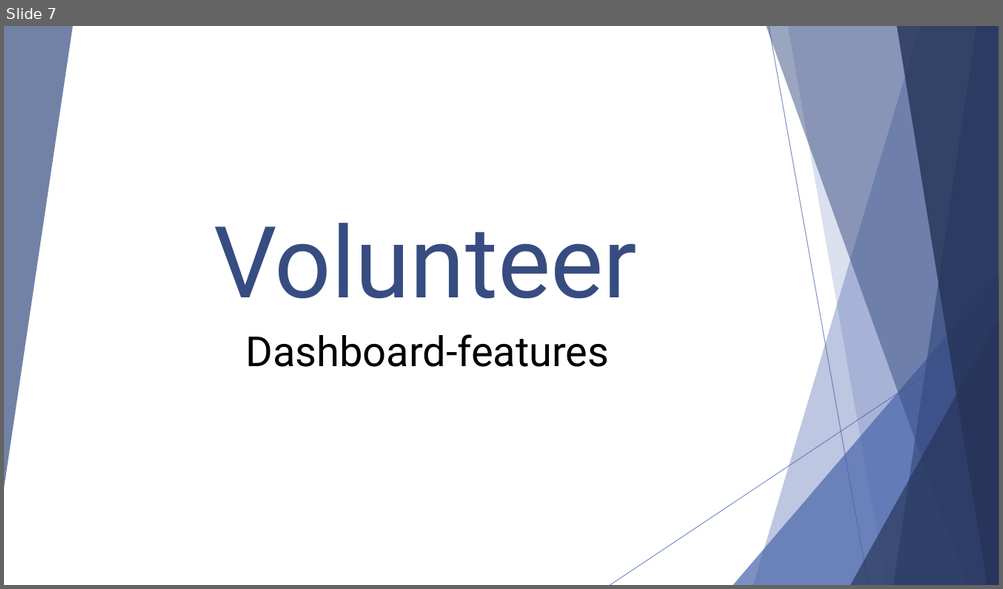
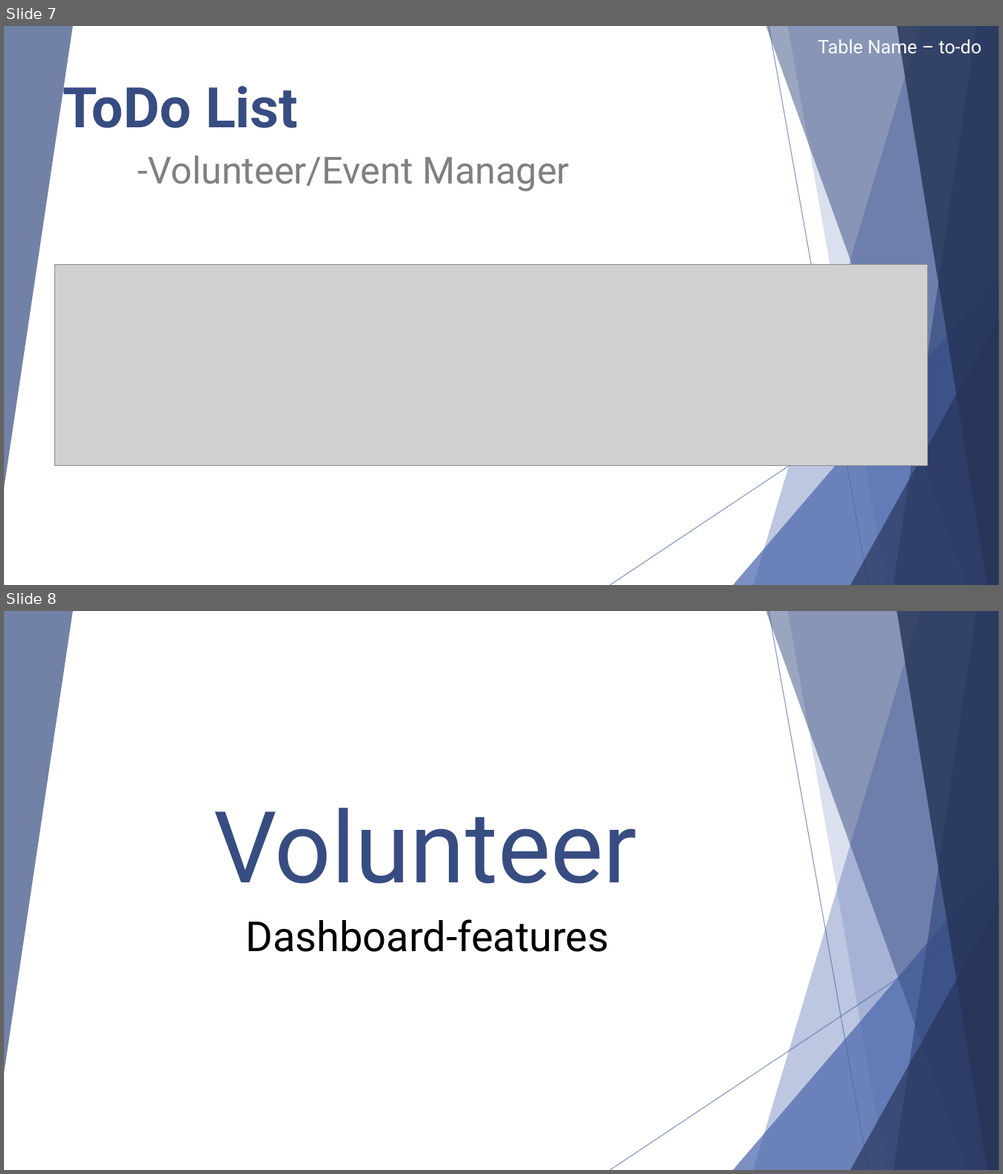
Before and after one commit to raveeshavishwajith/ron, a slide deck: presentation.pptx. Shown one above the other, each under a label of ours: slide 7 before the commit, slides 7 and 8 after it. The pictures are 1003x589 and 1003x1174 pixels, drawn with LibreOffice and Linux fonts; fonts in the diff are those of the drawing; grey boxes stand for pictures. Boxes give left, top, right and bottom in pixels: in the first picture for what was removed or moved away, otherwise in the second. Text is boxed around its words. In the diff, an @@ line names an element or a change of style, - is before the commit and + after.

```diff
--- a/presentation.pptx
+++ b/presentation.pptx
@@ slide 7 added at <box>4,26,999,585</box>, background #FFFFFF; not listed: 10 template elements that a slide beside it also shows @@
@@ text added at <box>817,36,982,58</box>, 18 pt, text #FFFFFF @@
+Table Name – to-do
@@ title added at <box>63,76,298,128</box>, 54 pt, text #384C81, bold @@
+ToDo List
@@ subtitle added at <box>137,156,569,192</box>, 36 pt, text #808080 @@
+-Volunteer/Event Manager
@@ picture added at <box>55,265,928,466</box> @@
@@ what was slide 7 is now slide 8 @@
```
Also in this commit, not shown: 1 slide changed, 2 other slides added, 1 slide removed.
